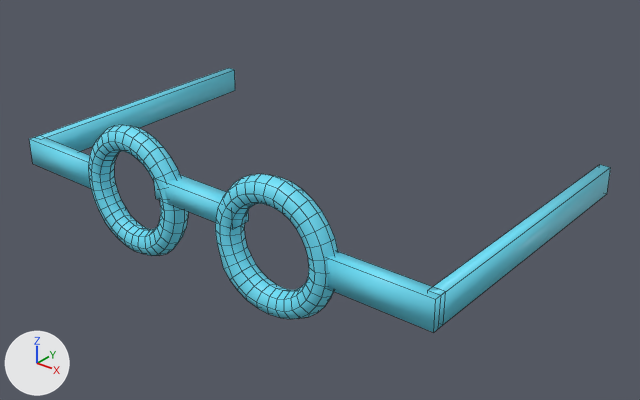
The FBX model Assets/Resources/WRLDZ/Avatar3D/Clothes/argon_face_goggles_male.fbx: old version first, new version second.
Rendered twice from a 50 mm lens placed at (0.191, -0.264, 1.744), pointed at (0.008, -0.036, 1.602). Lighting does not change. The marker at lower left points along +X, +Y and +Z. The first picture is the older version. Shape keys are drawn at the values saved in each file. Mesh edges are drawn as thin lines.

Names of what the first picture shows: 'ArgonCloth'.
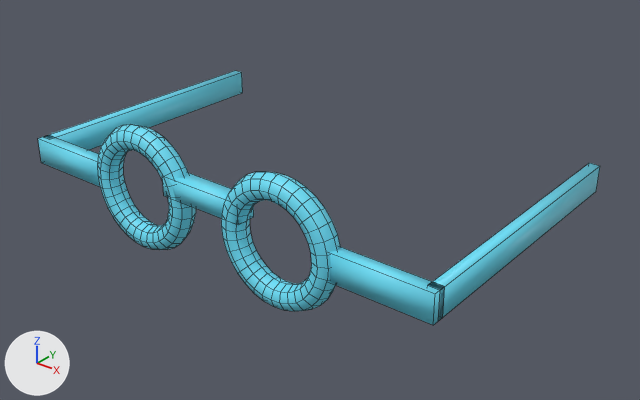
Boxes [x1, y1, x2, y2] around the edits, measured in the pictures (640 x 400 px):
```json
{"object": "ArgonCloth", "change": "reshaped", "before": [29, 68, 611, 332], "after": [38, 70, 600, 325]}
```

Scene script edits in JSON lines:
```json
{"block": "key_0_weight_heavy", "where": "key_0_weight_heavy = bpy.data.objects['ArgonCloth'].data.shape_keys.key_blocks['Weight_Heavy']"}
{"op": "set", "path": "key_0_weight_heavy.value", "old": "1.0", "new": "0.0"}
{"block": "key_1_weight_thin", "where": "key_1_weight_thin = bpy.data.objects['ArgonCloth'].data.shape_keys.key_blocks['Weight_Thin']"}
{"op": "set", "path": "key_1_weight_thin.value", "old": "1.0", "new": "0.0"}
```
